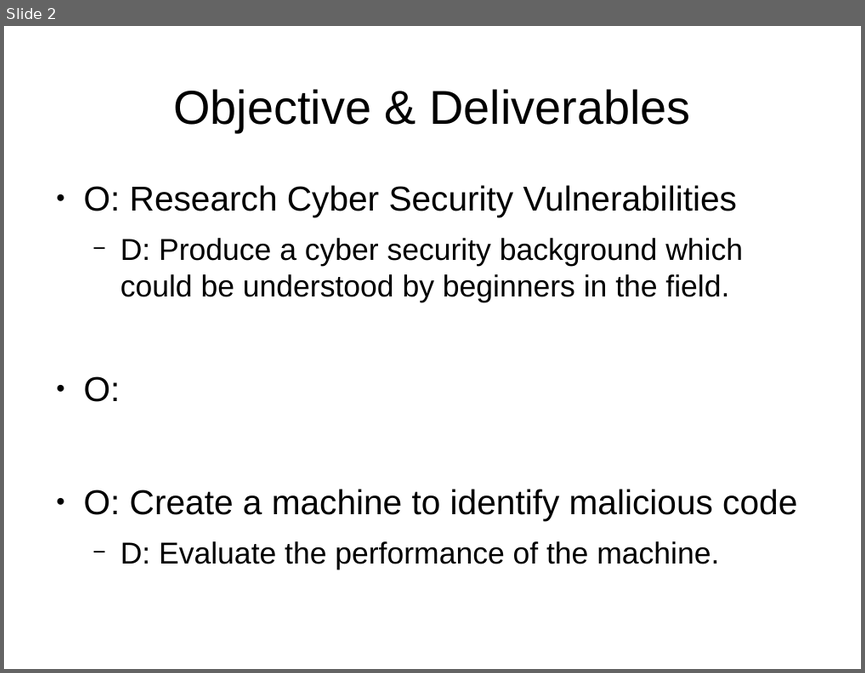
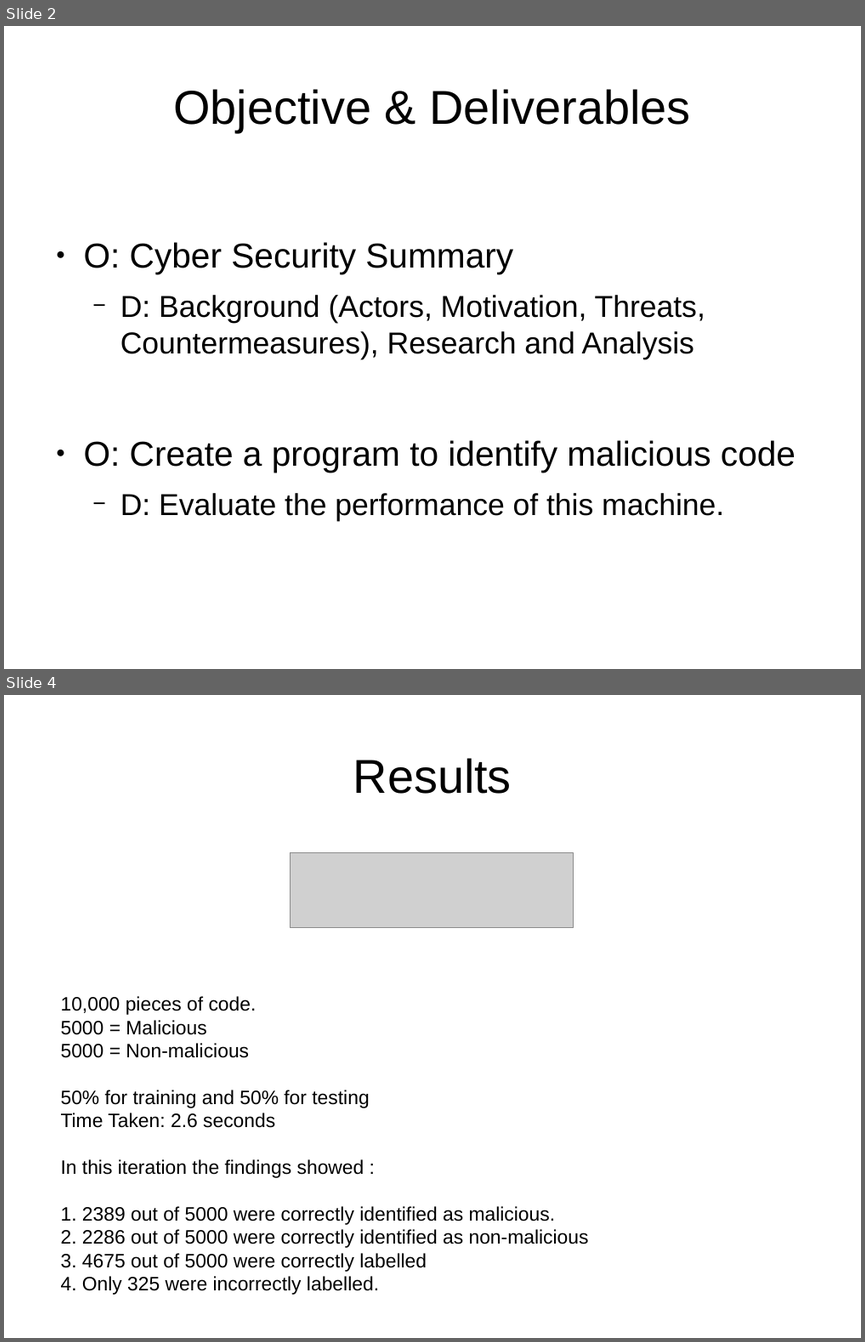
Before and after one commit to KayUOM/Project, a slide deck: presentation.odp. Shown one above the other, each under a label of ours: slide 2 before the commit, slides 2 and 4 after it; the slides between them are not shown. The pictures are 865x673 and 865x1342 pixels, drawn with LibreOffice and Linux fonts; fonts in the diff are those of the drawing; grey boxes stand for pictures. Boxes give left, top, right and bottom in pixels: in the first picture for what was removed or moved away, otherwise in the second. Text is boxed around its words. In the diff, an @@ line names an element or a change of style, - is before the commit and + after.

```diff
--- a/presentation.odp
+++ b/presentation.odp
@@ slide 4 added at [4, 695, 861, 1338], background #FFFFFF @@
@@ title added at [353, 758, 511, 794], 44 pt, text #000000 @@
+Results
@@ picture added at [290, 853, 574, 927] @@
@@ text added at [61, 996, 589, 1294], 18 pt, text #000000 @@
+10,000 pieces of code.
+5000 = Malicious
+5000 = Non-malicious
+50% for training and 50% for testing
+Time Taken: 2.6 seconds
+In this iteration the findings showed :
+1. 2389 out of 5000 were correctly identified as malicious.
+2. 2286 out of 5000 were correctly identified as non-malicious
+3. 4675 out of 5000 were correctly labelled
+4. Only 325 were incorrectly labelled.
@@ slide 2 changed as well @@
@@ text at [84, 242, 795, 522]: text changed @@
-● O: Research Cyber Security Vulnerabilities
-  − D: Produce a cyber security background which could be understood by beginners in the field.
-● O:
-● O: Create a machine to identify malicious code
-  − D: Evaluate the performance of the machine.
+● O: Cyber Security Summary
+  − D: Background (Actors, Motivation, Threats, Countermeasures), Research and Analysis
+● O: Create a program to identify malicious code
+  − D: Evaluate the performance of this machine.
```
Also in this commit, not shown: 2 other slides changed, 3 other slides added, 1 slide removed, 7 other files.
